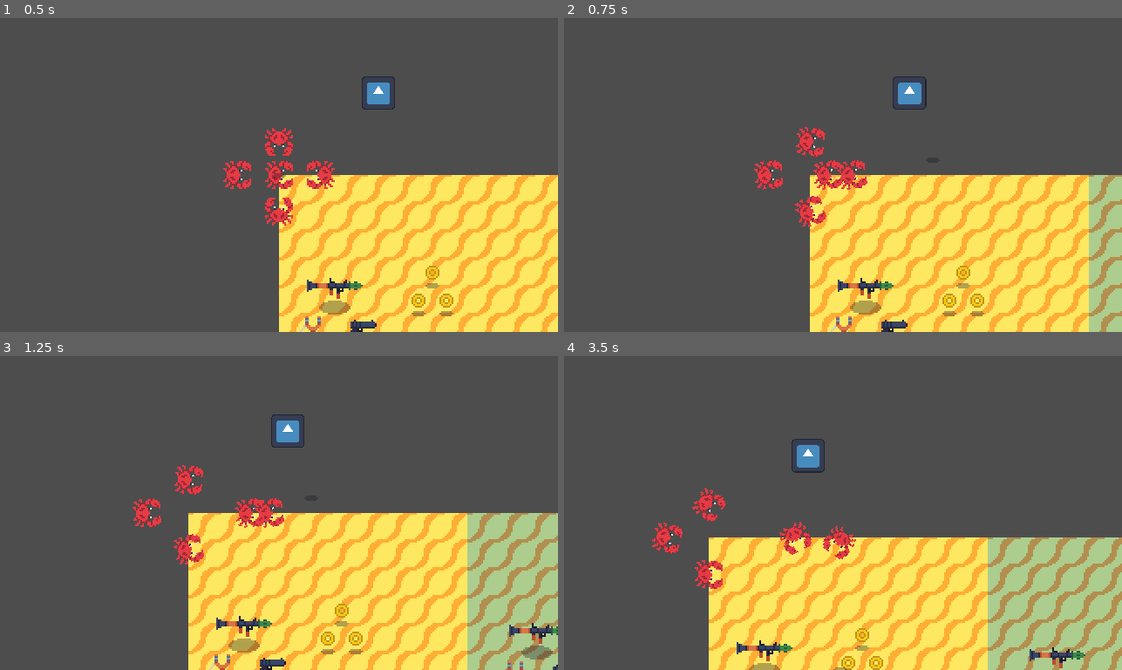
Above: before the commit, frames 1-4 (two rows, left to right).
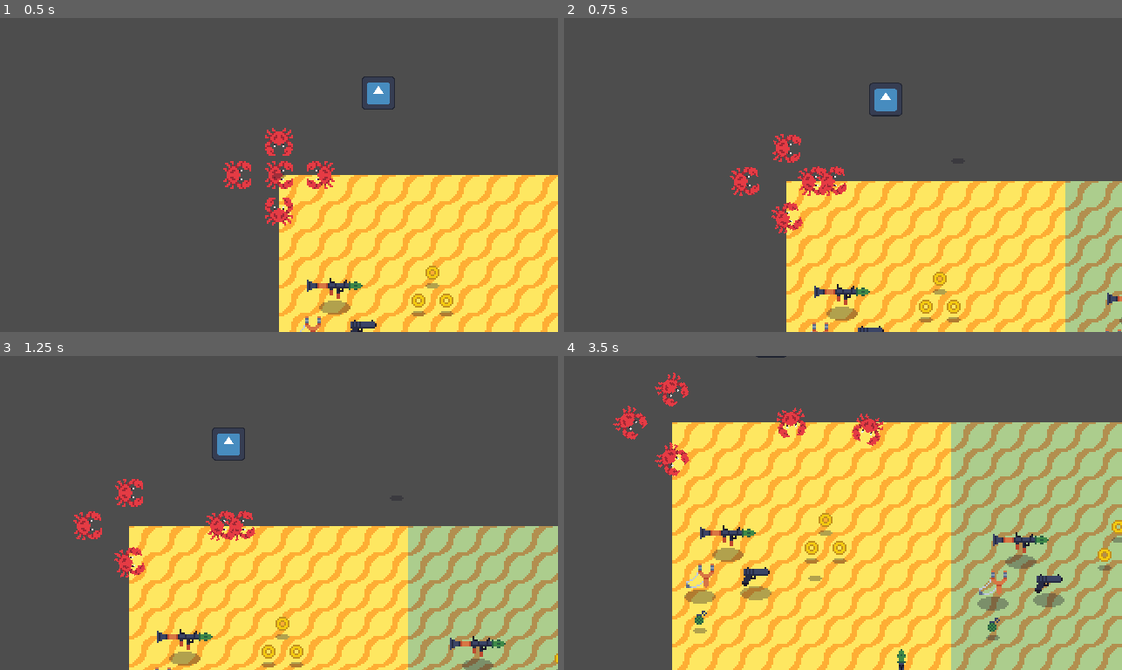
Above: after the commit, the same moments.

Repository: deckerous/crab-x
Game: Godot game, scene res://Levels/Test/sprite_size_test.tscn
The game is run twice, just before and just after one commit, with the same random seed, the same clock (stepped at 60 frames per second) and the same inputs. The project has no main scene, so this scene is started directly. The engine's default icon, where the game draws it, is replaced by a stand-in: a white triangle on a blue panel in a dark square.
Inputs (mouse positions are in pixels of both pictures, inside the frame that each line leads up to):
- Up to frame 1 (0.5 s): no input
- Up to frame 2 (0.75 s): tap Enter at 0.5 s; move the mouse to (965, 159) at 0.52 s; hold D (move_right) from 0.53 s (still down)
- Up to frame 3 (1.25 s): keep holding D (move_right)
- Up to frame 4 (3.5 s): move the mouse to (731, 528) at 1.27 s; release D (move_right) at 1.28 s; hold S (move_down) 1.28-2.03 s; move the mouse to (898, 443) at 2.02 s; hold D (move_right) 2.03-2.78 s; move the mouse to (815, 575) at 2.77 s; hold W (move_up) from 2.78 s (still down)

Frame 1 is identical in both runs. In frame 2, 23% of the frame differs, in the area x 29-100%, y 18-100%; in frame 3, 27%; in frame 4, 55%, in the area x 8-100%, y 0-100%.

Commit message:
Changed how camera worked to be based off of mouse instead of wasd.

Diff:
--- a/Player/Scenes/player.tscn
+++ b/Player/Scenes/player.tscn
@@ -13,9 +13,6 @@
 
 [node name="Player" type="Node2D"]
 script = ExtResource("1_hjqw4")
-
-[node name="Camera2D" type="Camera2D" parent="."]
-ignore_rotation = false
 
 [node name="CrabManager" type="Node2D" parent="."]
 
@@ -120,8 +117,13 @@
 [node name="CollisionShape2D" type="CollisionShape2D" parent="RallyPoint"]
 shape = SubResource("CircleShape2D_syqll")
 
+[node name="Camera2D" type="Camera2D" parent="RallyPoint"]
+position_smoothing_enabled = true
+
 [node name="Crosshair" type="Sprite2D" parent="."]
 texture = ExtResource("4_x17ct")
+
+[node name="RallyPointLine" type="Line2D" parent="."]
 
 [connection signal="velocity_computed" from="CrabManager/PlaceholderCrab/NavigationAgent2D" to="CrabManager/PlaceholderCrab" method="_on_navigation_agent_2d_velocity_computed"]
 [connection signal="velocity_computed" from="CrabManager/PlaceholderCrab2/NavigationAgent2D" to="CrabManager/PlaceholderCrab2" method="_on_navigation_agent_2d_velocity_computed"]
--- a/Player/Scripts/player.gd
+++ b/Player/Scripts/player.gd
@@ -1,10 +1,10 @@
 extends Node2D
 
-@export var rally_point_move_speed : float = 50.0
+@export var rally_point_move_speed : float = 75.0
 @export var camera_distance : float = 35.0
-@export var crab_moving_speed : float = 50.0
+@export var crab_moving_speed : float = 75.0
 
-@onready var camera_2d = $Camera2D
+@onready var camera_2d = $RallyPoint/Camera2D
 @onready var rally_point = $RallyPoint
 @onready var crab_manager = $CrabManager
 @onready var crosshair = $Crosshair
@@ -26,17 +26,24 @@
 	await get_tree().physics_frame
 	set_physics_process(true)
 
-func _input(event):
-	if event is InputEventMouse:
-		mouse_pos = Vector2(event.position.x - viewport_w/2.0, event.position.y - viewport_h/2.0)
-		crosshair.global_position = get_global_mouse_position()
-		print(mouse_pos)
+func _process(delta):
+	var rally_dist_from_crosshair = rally_point.global_position.distance_to(crosshair.global_position)
 
-func _process(delta):
-	if move_dir != Vector2.ZERO:
-		camera_2d.global_position = lerp(camera_2d.global_position, rally_point.global_position + move_dir * camera_distance, 0.05)
-	else:
-		camera_2d.global_position = lerp(camera_2d.global_position, rally_point.global_position, 0.01)
+	if rally_dist_from_crosshair > 15 and rally_dist_from_crosshair < 100:
+		camera_2d.global_position = rally_point.global_position + rally_point.global_position.direction_to(crosshair.global_position).normalized() * (rally_dist_from_crosshair / 2.0)
+
+	#else:
+		#camera_2d.global_position = lerp(camera_2d.global_position, rally_point.global_position, 0.005)
+
+	#if move_dir != Vector2.ZERO:
+		#if move_dir.y > 0.0 or move_dir.y < 0.0:
+			#camera_2d.global_position = lerp(camera_2d.global_position, rally_point.global_position + move_dir * camera_distance * 1.75, 0.05)
+		#elif move_dir.x > 0.0 or move_dir.x < 0.0:
+			#camera_2d.global_position = lerp(camera_2d.global_position, rally_point.global_position + move_dir * camera_distance * 3.5, 0.03)
+	#else:
+		#camera_2d.global_position = lerp(camera_2d.global_position, rally_point.global_position, 0.005)
+
+	mouse_pos = get_global_mouse_position()
 
 func _physics_process(delta):
 	if Input.is_action_just_pressed("exit"):
@@ -66,7 +73,10 @@
 
 			crab.move_and_slide()
 
+	# Crosshair position update
+	crosshair.global_position = mouse_pos
 
+	# Rally point movement
 	rally_point.global_rotation = rally_point.global_position.direction_to(get_global_mouse_position()).angle() + PI/2.0
 	rally_point.velocity = move_dir * rally_point_move_speed
 	rally_point.move_and_slide()
Not shown, added: Player/Scenes/nav1994.tmp
